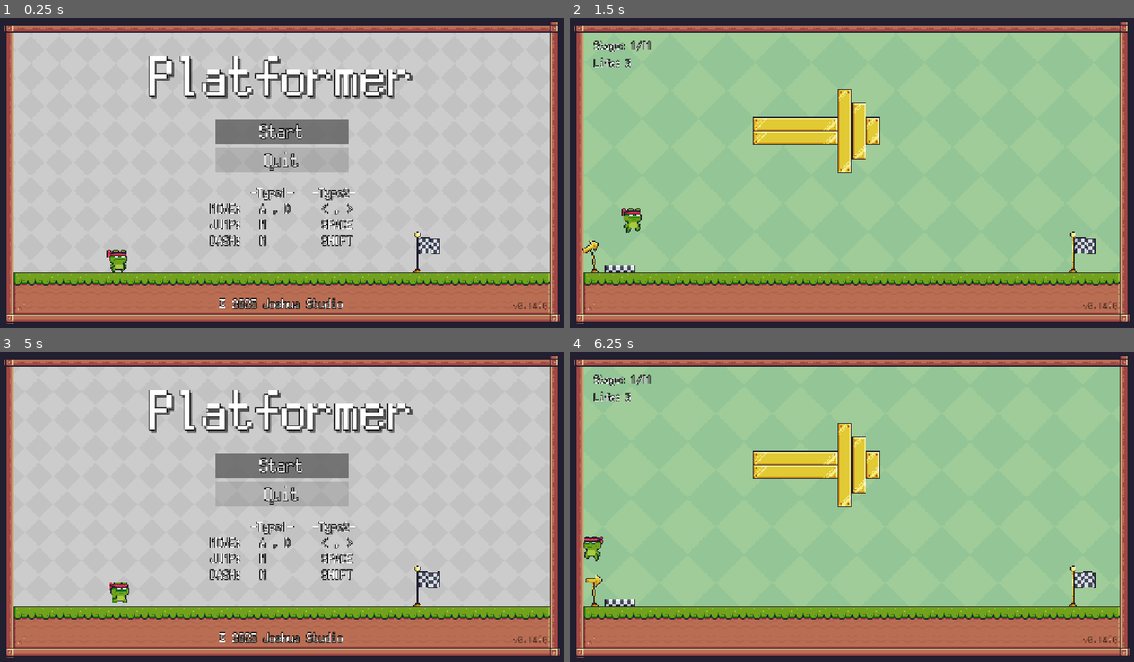
Above: before the commit, frames 1-4 (two rows, left to right).
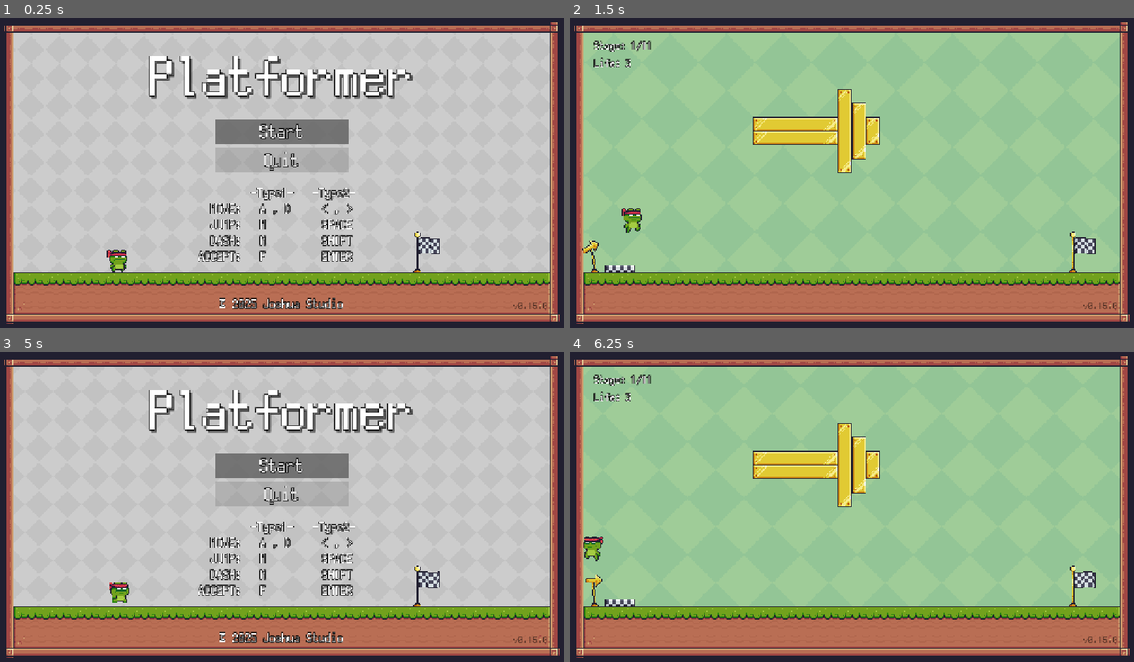
Above: after the commit, the same moments.

Repository: joshuafolkken/godot-2d-platformer
Game: Godot game, scene res://scenes/title.tscn
Same seed, same stepped clock (60 frames per second), same inputs: the game is played once before the commit and once after it.
Inputs:
- Up to frame 1 (0.25 s): no input
- Up to frame 2 (1.5 s): click "Start" at 0.5 s; hold D (right) from 1.28 s (still down); tap Space (jump) at 1.35 s
- Up to frame 3 (5 s): tap Space (jump) at 1.52, 1.82, 2.27, 2.3, 2.57, 3.05, 3.6, 3.77, 4.07, 4.52, 4.55, 4.82 s; tap Shift (dash) at 2.1, 4.35 s; release D (right) at 2.78 s; hold A (left) 2.78-3.53 s; tap F (interact) at 2.85 s; hold D (right) from 3.53 s (still down); tap R (reset) at 4.9 s
- Up to frame 4 (6.25 s): release D (right) at 5 s; click "Start" at 5 s; hold A (left) from 5.78 s (still down); tap F (interact) at 5.85 s; tap Space (jump) at 6.02, 6.05 s

The runs differ from the first frame. In frame 1, 0.4% of the frame differs, in the area x 35-96%, y 75-94%; in frame 2, less than 0.1%; in frame 3, 0.4%; in frame 4, less than 0.1%.

Commit message:
audio #75

Diff:
--- a/project.godot
+++ b/project.godot
@@ -11,7 +11,7 @@
 [application]
 
 config/name="Godot 2D Platformer"
-config/version="0.14.0"
+config/version="0.15.0"
 run/main_scene="uid://dfddsmhm3n04y"
 config/features=PackedStringArray("4.4", "Forward Plus")
 config/icon="res://icon.svg"
@@ -20,6 +20,7 @@
 
 SignalManager="*res://scripts/global/signal_manager.gd"
 GameManager="*res://scripts/global/game_manager.gd"
+AudioManager="*res://scripts/global/audio_manager.gd"
 
 [debug]
 
@@ -46,6 +47,13 @@
 
 [input]
 
+ui_accept={
+"deadzone": 0.5,
+"events": [Object(InputEventKey,"resource_local_to_scene":false,"resource_name":"","device":0,"window_id":0,"alt_pressed":false,"shift_pressed":false,"ctrl_pressed":false,"meta_pressed":false,"pressed":false,"keycode":4194309,"physical_keycode":0,"key_label":0,"unicode":0,"location":0,"echo":false,"script":null)
+, Object(InputEventKey,"resource_local_to_scene":false,"resource_name":"","device":0,"window_id":0,"alt_pressed":false,"shift_pressed":false,"ctrl_pressed":false,"meta_pressed":false,"pressed":false,"keycode":4194310,"physical_keycode":0,"key_label":0,"unicode":0,"location":0,"echo":false,"script":null)
+, Object(InputEventKey,"resource_local_to_scene":false,"resource_name":"","device":-1,"window_id":0,"alt_pressed":false,"shift_pressed":false,"ctrl_pressed":false,"meta_pressed":false,"pressed":false,"keycode":0,"physical_keycode":70,"key_label":0,"unicode":102,"location":0,"echo":false,"script":null)
+]
+}
 left={
 "deadzone": 0.2,
 "events": [Object(InputEventKey,"resource_local_to_scene":false,"resource_name":"","device":-1,"window_id":0,"alt_press …(191 unchanged characters)…
--- a/scenes/entities/player.gd
+++ b/scenes/entities/player.gd
@@ -19,7 +19,7 @@
 @export var normal_speed := 150.0
 @export var dash_speed := 300.0
 @export var stop_speed_threshold := 100.0
-@export var fall_off_y := 100.0
+@export var fall_off_y := 0.0
 
 @export_group("Jumping")
 @export var jump_power := 300.0
@@ -31,8 +31,10 @@
 @export var stop_acceleration := 5.0
 @export var move_acceleration := 10.0
 
+var _is_jumping := false
 var _jump_time := 0.0
 var _current_state := State.IDLE
+var _has_fall_off := false
 
 @onready var _sprite: AnimatedSprite2D = $AnimatedSprite2D
 
@@ -43,6 +45,7 @@
 
 func _can_jump(delta: float) -> bool:
 	if is_on_floor():
+		_is_jumping = false
 		_jump_time = 0
 	else:
 		_jump_time += delta
@@ -66,6 +69,10 @@
 func _handle_jump(delta: float) -> void:
 	if _can_jump(delta) and _is_jump_pressed():
 		velocity.y = -((1 + _jump_time) * jump_power)
+
+		if not _is_jumping:
+			AudioManager.play_sfx(AudioManager.SoundId.JUMP)
+			_is_jumping = true
 	else:
 		_apply_gravity(delta)
 
@@ -112,7 +119,14 @@
 
 
 func _fallen_off() -> void:
+	if _has_fall_off:
+		return
+
 	if global_position.y > fall_off_y:
+		_has_fall_off = true
+
+		var player := await AudioManager.play_sfx(AudioManager.SoundId.FALL)
+		await player.finished
 		_emit_player_hit()
 
 
@@ -133,3 +147,4 @@
 
 func reset() -> void:
 	_sprite.flip_h = false
+	_has_fall_off = false
--- a/scenes/entities/start.gd
+++ b/scenes/entities/start.gd
@@ -7,6 +7,7 @@
 func reset_player_position() -> void:
 	player.global_position = spawn_maker.global_position
 	player.reset()
+	AudioManager.play_sfx(AudioManager.SoundId.START)
 
 
 # Called when the node enters the scene tree for the first time.
--- a/scenes/title.gd
+++ b/scenes/title.gd
@@ -35,3 +35,11 @@
 		var current_focus := get_viewport().gui_get_focus_owner()
 		var next_focus := current_focus.find_prev_valid_focus()
 		next_focus.grab_focus()
+
+
+func _on_start_button_focus_entered() -> void:
+	AudioManager.play_sfx(AudioManager.SoundId.SYSTEM)
+
+
+func _on_quit_button_focus_entered() -> void:
+	AudioManager.play_sfx(AudioManager.SoundId.SYSTEM)
--- a/scenes/title.tscn
+++ b/scenes/title.tscn
@@ -111,7 +111,7 @@
 MOVE:   A , D     < , >
 JUMP:   M         SPACE
 DASH:   N         SHIFT
-"
+ACCEPT:   F         ENTER  "
 label_settings = SubResource("LabelSettings_yql1r")
 horizontal_alignment = 1
 
@@ -133,5 +133,7 @@
 text = "© 2025 Joshua Studio"
 label_settings = SubResource("LabelSettings_yql1r")
 
+[connection signal="focus_entered" from="CanvasLayer/MainMenu/MenuOptions/StartButton" to="." method="_on_start_button_focus_entered"]
 [connection signal="pressed" from="CanvasLayer/MainMenu/MenuOptions/StartButton" to="." method="_on_start_button_pressed"]
+[connection signal="focus_entered" from="CanvasLayer/MainMenu/MenuOptions/QuitButton" to="." method="_on_quit_button_focus_entered"]
 [connection signal="pressed" from="CanvasLayer/MainMenu/MenuOptions/QuitButton" to="." method="_on_quit_button_pressed"]
--- a/scenes/ui/hud.gd
+++ b/scenes/ui/hud.gd
@@ -24,12 +24,16 @@
 
 func _on_game_completed() -> void:
 	show_hud()
+	AudioManager.stop_sound_type(AudioManager.SoundType.AMBIENT)
+	AudioManager.play_sfx(AudioManager.SoundId.COMPLETE)
 
 
 func _on_player_died() -> void:
 	congrats.visible = false
 	game_over.visible = true
 	show_hud()
+	AudioManager.stop_sound_type(AudioManager.SoundType.AMBIENT)
+	AudioManager.play_sfx(AudioManager.SoundId.GAME_OVER)
 
 
 func _process(_delta: float) -> void:
--- /dev/null
+++ b/scripts/global/audio_manager.gd
@@ -0,0 +1,166 @@
+extends Node
+
+enum SoundType {
+	SFX,
+	VOICE,
+	AMBIENT,
+}
+
+enum SoundId {
+	SYSTEM,
+	START,
+	COMPLETE,
+	GAME_OVER,
+	JUMP,
+	FALL,
+	BGM,
+}
+
+var _audio_pools: Dictionary[SoundType, Array] = {}
+var _sound_library: Dictionary[SoundId, AudioStream] = {}
+
+var _master_volume := 0.4
+var _sfx_volume := 1.0
+var _voice_volume := 1.0
+var _ambient_volume := 0.8
+
+
+func _get_pool_size(type: SoundType) -> int:
+	match type:
+		SoundType.SFX:
+			return 8
+		SoundType.VOICE:
+			return 2
+		SoundType.AMBIENT:
+			return 3
+		_:
+			return 5
+
+
+func _setup_audio_pools() -> void:
+	for type: int in SoundType.values():
+		_audio_pools[type] = []
+		var pool_size := _get_pool_size(type)
+
+		for i in pool_size:
+			var player := AudioStreamPlayer.new()
+			player.name = "AudioPlayer_%s_%d" % [SoundType.keys()[type], i]
+			add_child(player)
+			_audio_pools[type].append(player)
+
+
+func _load_sound_library() -> void:
+	_sound_library[SoundId.SYSTEM] = preload("res://assets/audio/sfx/system8.ogg")
+	_sound_library[SoundId.START] = preload("res://assets/audio/sfx/bonus1.ogg")
+	_sound_library[SoundId.COMPLETE] = preload("res://assets/audio/sfx/its_fine.ogg")
+	_sound_library[SoundId.GAME_OVER] = preload("res://assets/audio/sfx/thats_too_bad.ogg")
+	_sound_library[SoundId.JUMP] = preload("res://assets/audio/sfx/se_jump_002.ogg")
+	_sound_library[SoundId.FALL] = preload("res://assets/audio/sfx/fall2.ogg")
+	_sound_library[SoundId.BGM] = preload("res://assets/audio/ambient/outing_time.ogg")
+
+
+func _ready() -> void:
+	set_process_mode(Node.PROCESS_MODE_ALWAYS)
+	_setup_audio_pools()
+	_load_sound_library()
+
+
+func _get_available_player(type: SoundType) -> AudioStreamPlayer:
+	var pool := _audio_pools[type]
+
+	for player: AudioStreamPlayer in pool:
+		if not player.playing:
+			return player
+
+	return pool[0]
+
+
+func _get_type_volume(type: SoundType) -> float:
+	var type_volume := 1.0
+
+	match type:
+		SoundType.SFX:
+			type_volume = _sfx_volume
+		SoundType.VOICE:
+			type_volume = _voice_volume
+		SoundType.AMBIENT:
+			type_volume = _ambient_volume
+
+	return linear_to_db(_master_volume * type_volume)
+
+
+func play_sound(
+	id: SoundId, type := SoundType.SFX, volume_db := 0.0, pitch := 1.0, delay := 0.0
+) -> AudioStreamPlayer:
+	if not _sound_library.has(id):
+		print("WARN: Sound not found: %s" % id)
+		return null
+
+	var player := _get_available_player(type)
+
+	player.stream = _sound_library[id]
+	player.volume_db = volume_db + _get_type_volume(type)
+	player.pitch_scale = pitch
+
+	if delay > 0.0:
+		await get_tree().create_timer(delay).timeout
+
+	player.play()
+	return player
+
+
+func play_sfx(id: SoundId, volume_db := 0.0, pitch := 1.0) -> AudioStreamPlayer:
+	return await play_sound(id, SoundType.SFX, volume_db, pitch)
+
+
+func play_voice(id: SoundId, volume_db := 0.0, pitch := 1.0) -> AudioStreamPlayer:
+	return await play_sound(id, SoundType.VOICE, volume_db, pitch)
+
+
+func play_ambient(id: SoundId, volume_db := 0.0, pitch := 1.0, loop := true) -> AudioStreamPlayer:
+	var player := await play_sound(id, SoundType.AMBIENT, volume_db, pitch)
+
+	if player.stream is AudioStreamOggVorbis:
+		(player.stream as AudioStreamOggVorbis).loop = loop
+
+	return player
+
+
+func set_master_volume(volume: float) -> void:
+	_master_volume = clamp(volume, 0.0, 1.0)
+
+
+func set_sfx_volume(volume: float) -> void:
+	_sfx_volume = clamp(volume, 0.0, 1.0)
+
+
+func set_voice_volume(volume: float) -> void:
+	_voice_volume = clamp(volume, 0.0, 1.0)
+
+
+func set_ambient_volume(volume: float) -> void:
+	_ambient_volume = clamp(volume, 0.0, 1.0)
+
+
+func stop_sound_type(type: SoundType) -> void:
+	var pool := _audio_pools[type]
+
+	for player: AudioStreamPlayer in pool:
+		if player.playing:
+			player.stop()
+
+
+func stop_all_sounds() -> void:
+	for type: SoundType in SoundType.values():
+		stop_sound_type(type)
+
+
+func is_sound_playing(id: SoundId, type := SoundType.SFX) -> bool:
+	var target_stream := _sound_library[id]
+	var pool := _audio_pools[type]
+
+	for player: AudioStreamPlayer in pool:
+		if player.playing and player.stream == target_stream:
+			return true
+
+	return false
--- a/scripts/global/game_manager.gd
+++ b/scripts/global/game_manager.gd
@@ -46,6 +46,7 @@
 func load_title_scene() -> void:
 	_current_stage = INITIAL_STAGE_INDEX
 	_current_life = INITIAL_LIFE_COUNT
+	AudioManager.stop_all_sounds()
 	_change_scene(TITLE_SCENE)
 
 
@@ -61,6 +62,8 @@
 func load_next_stage() -> void:
 	_current_stage += 1
 	load_stage(_current_stage)
+	AudioManager.stop_all_sounds()
+	AudioManager.play_ambient(AudioManager.SoundId.BGM)
 
 
 func _on_player_hit() -> void:
Not shown, changed: .cspell/gdscript.txt
Not shown, added: assets/audio/ambient/outing_time.ogg.import
Not shown, added: assets/audio/sfx/bonus1.ogg.import
Not shown, added: assets/audio/sfx/fall2.ogg.import
Not shown, added: assets/audio/sfx/its_fine.ogg.import
Not shown, added: assets/audio/sfx/se_jump_002.ogg.import
Not shown, added: assets/audio/sfx/system8.ogg.import
Not shown, added: assets/audio/sfx/thats_too_bad.ogg.import
Not shown, added: scripts/global/audio_manager.gd.uid
Not shown, added: assets/audio/ambient/outing_time.ogg
Not shown, added: assets/audio/sfx/bonus1.ogg
Not shown, added: assets/audio/sfx/fall2.ogg
(and 4 more such lines)
